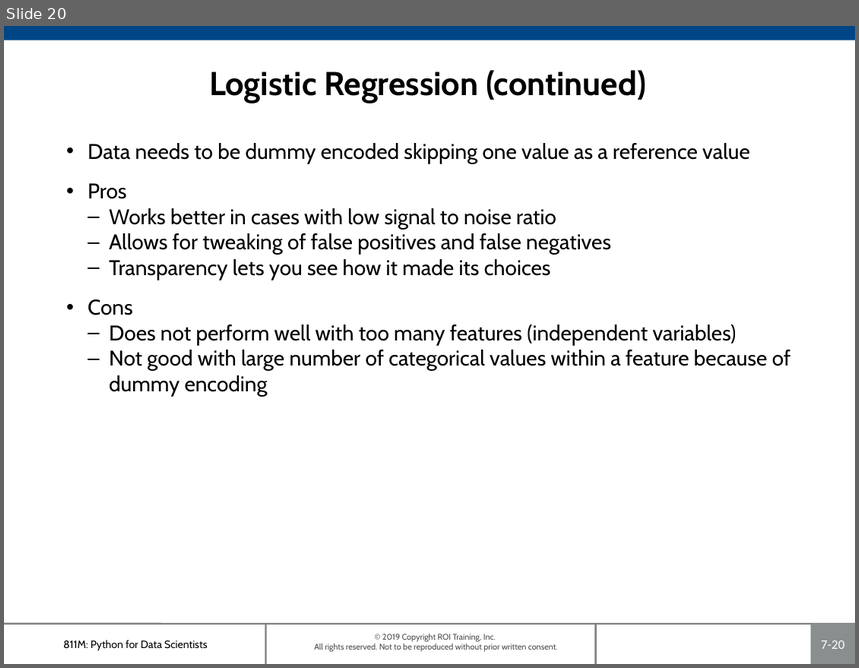
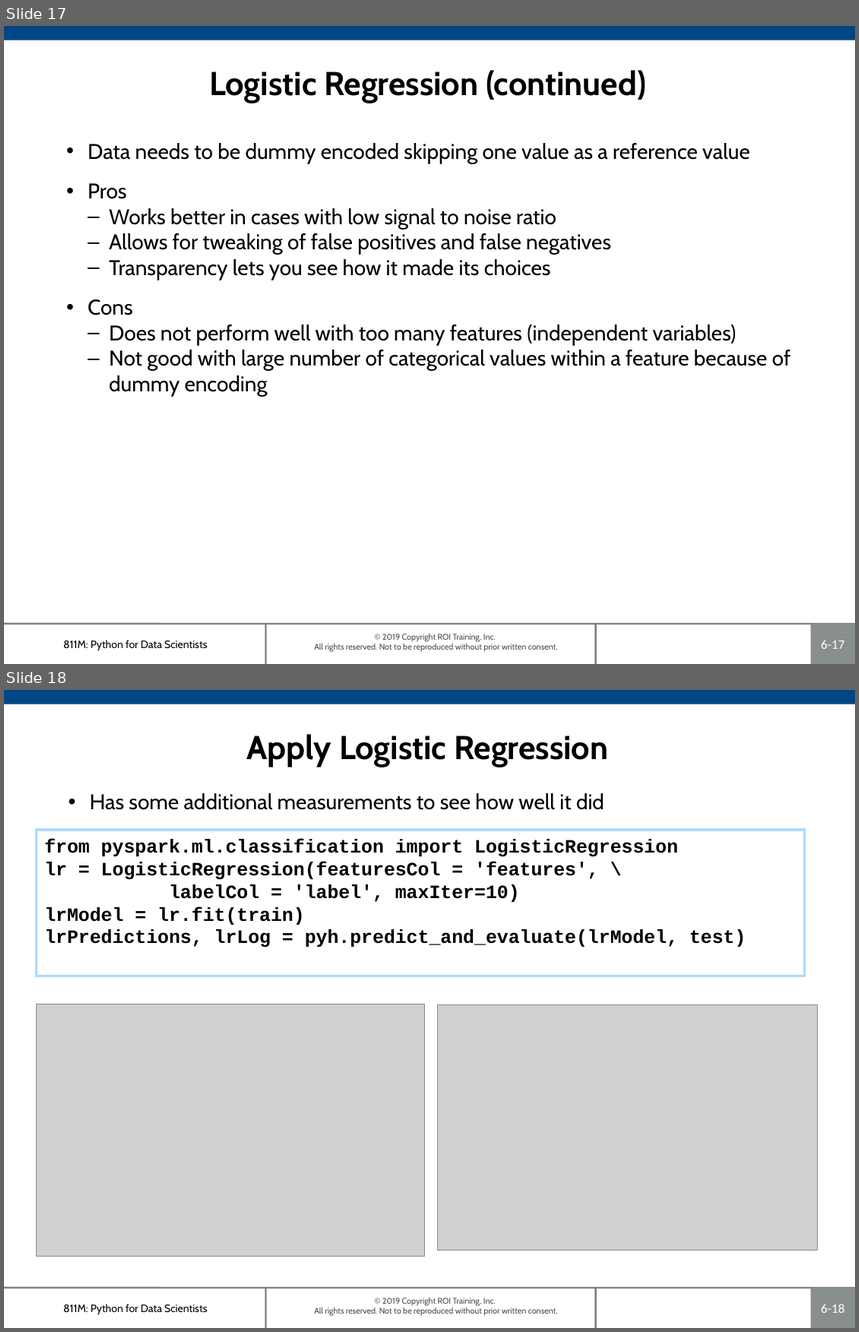
Before and after one commit to roitraining/SparkforDataEngineers, a slide deck: Ch06_ClassificationModels.pptx. Shown one above the other, each under a label of ours: slide 20 before the commit, slides 17 and 18 after it. The pictures are 859x668 and 859x1332 pixels, drawn with LibreOffice and Linux fonts; fonts in the diff are those of the drawing; grey boxes stand for pictures; background and template pictures are left out. Boxes give left, top, right and bottom in pixels: in the first picture for what was removed or moved away, otherwise in the second. Text is boxed around its words. In the diff, an @@ line names an element or a change of style, - is before the commit and + after.

```diff
--- a/Ch06_ClassificationModels.pptx
+++ b/Ch06_ClassificationModels.pptx
@@ slide 18 added at [4,690,855,1328], background #FFFFFF; not listed: 7 template elements that a slide beside it also shows @@
@@ title added at [247,734,608,767], 28 pt, text #000000, bold @@
+Apply Logistic Regression
@@ text added at [90,793,604,810], 18 pt, text #000000 @@
+• Has some additional measurements to see how well it did
@@ rectangle added at [37,830,805,976], outline #AFD9FF 2.25 pt, 16 pt, text #000000, bold @@
+from pyspark.ml.classification import LogisticRegression
+lr = LogisticRegression(featuresCol = 'features', \
+labelCol = 'label', maxIter=10)
+lrModel = lr.fit(train)
+lrPredictions, lrLog = pyh.predict_and_evaluate(lrModel, test)
@@ picture added at [37,1004,425,1257] @@
@@ picture added at [438,1005,818,1251] @@
@@ what was slide 20 is now slide 17 @@
@@ page number at [821,640,845,649]: text changed @@
-7-20
+6-17
```
Also in this commit, not shown: 6 slides changed, 8 other slides added, 18 slides removed, 1 other file.
